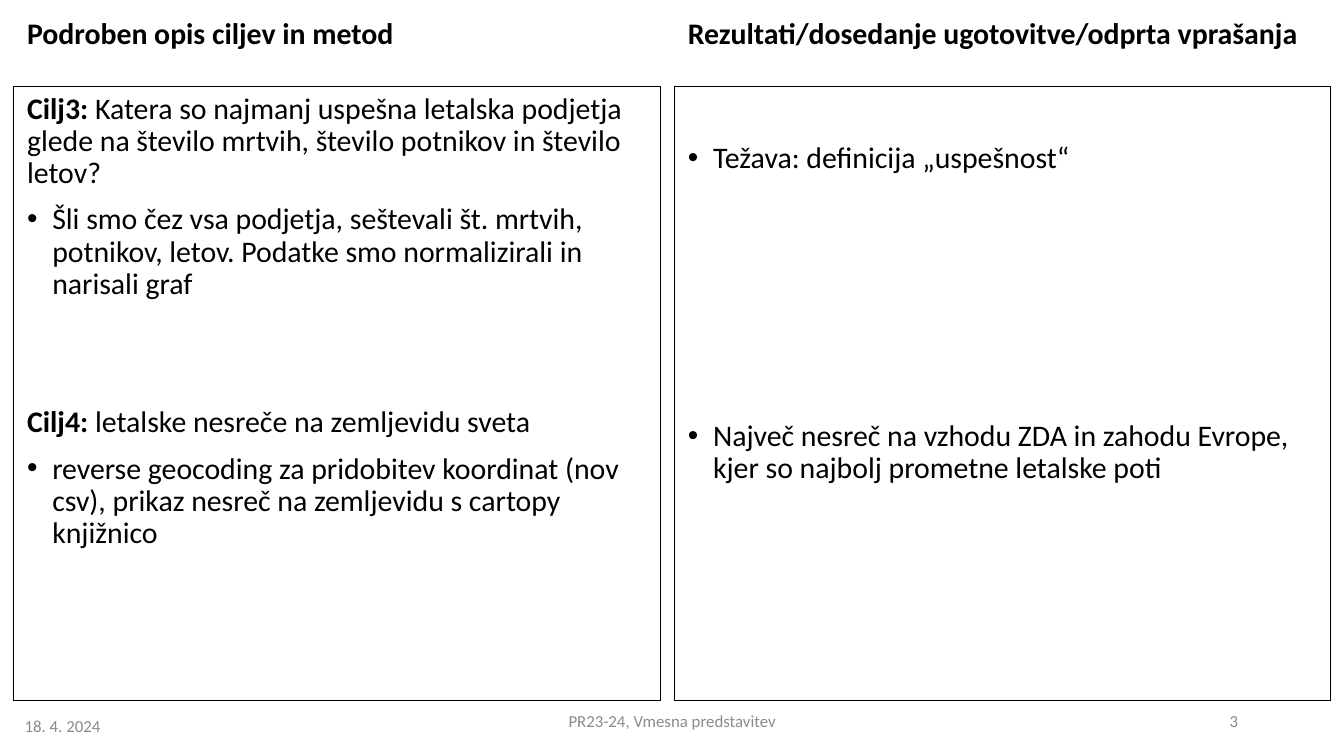
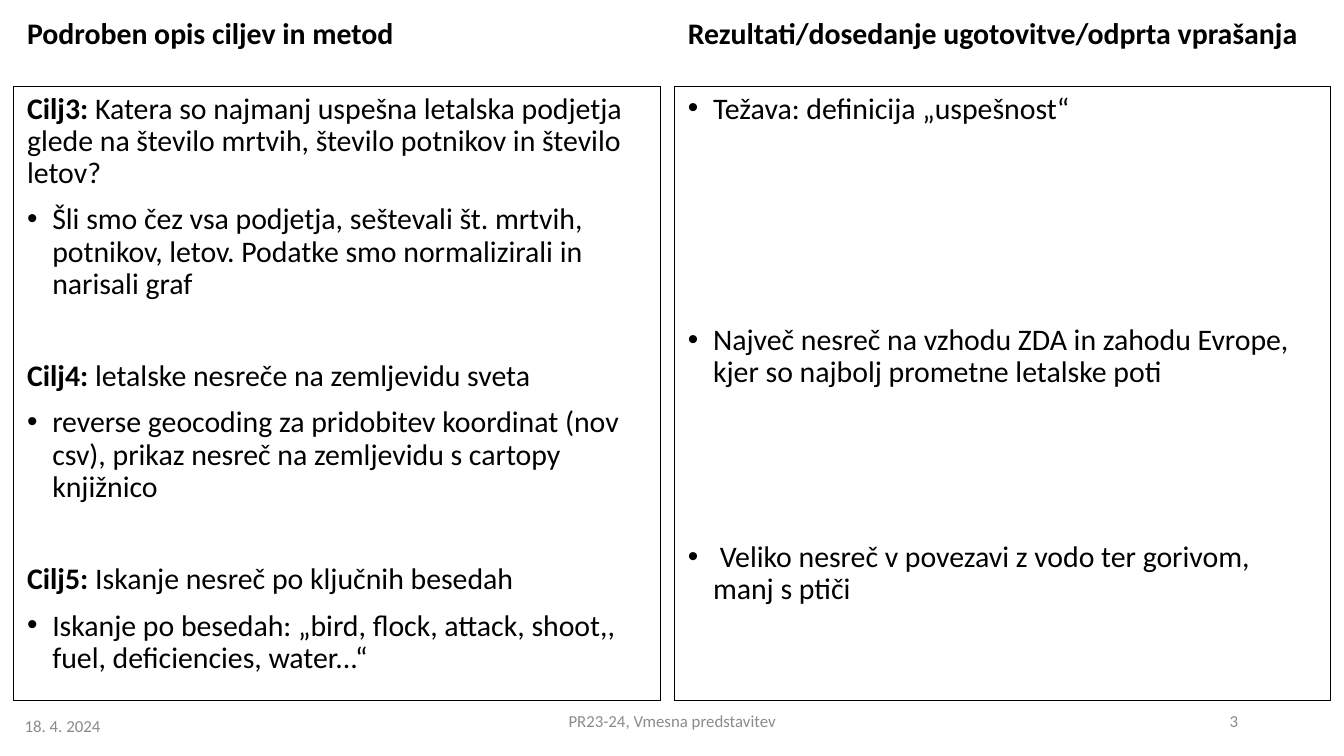
Before and after one commit to aljaztravnik/PR24ATJSBDKJNK, a slide deck: slide 3 of PR2023-24_vmesna_7.pptx. Drawn at 1344x756 pixels with LibreOffice and Linux fonts; fonts in the diff are those of the drawing. Boxes give left, top, right and bottom in pixels: in the first picture for what was removed or moved away, otherwise in the second. Text is boxed around its words. In the diff, an @@ line names an element or a change of style, - is before the commit and + after.

```diff
--- a/PR2023-24_vmesna_7.pptx
+++ b/PR2023-24_vmesna_7.pptx
@@ text at [27,568,615,672]: paragraphs added @@
+Cilj5: Iskanje nesreč po ključnih besedah
+• Iskanje po besedah: „bird, flock, attack, shoot,, fuel, deficiencies, water...“
@@ text at [713,546,1250,604]: paragraph added @@
+• Veliko nesreč v povezavi z vodo ter gorivom, manj s ptiči
```
Also in this commit, not shown: 1 other slide changed.
